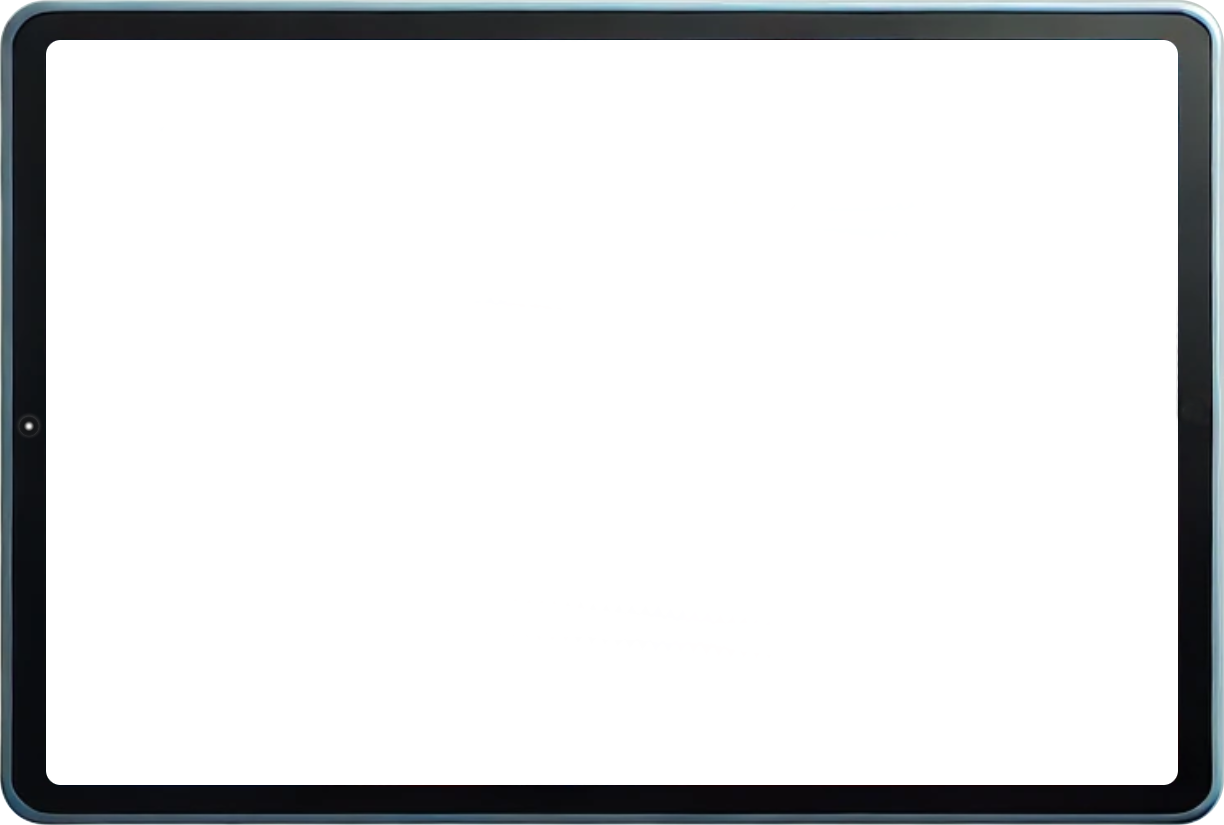
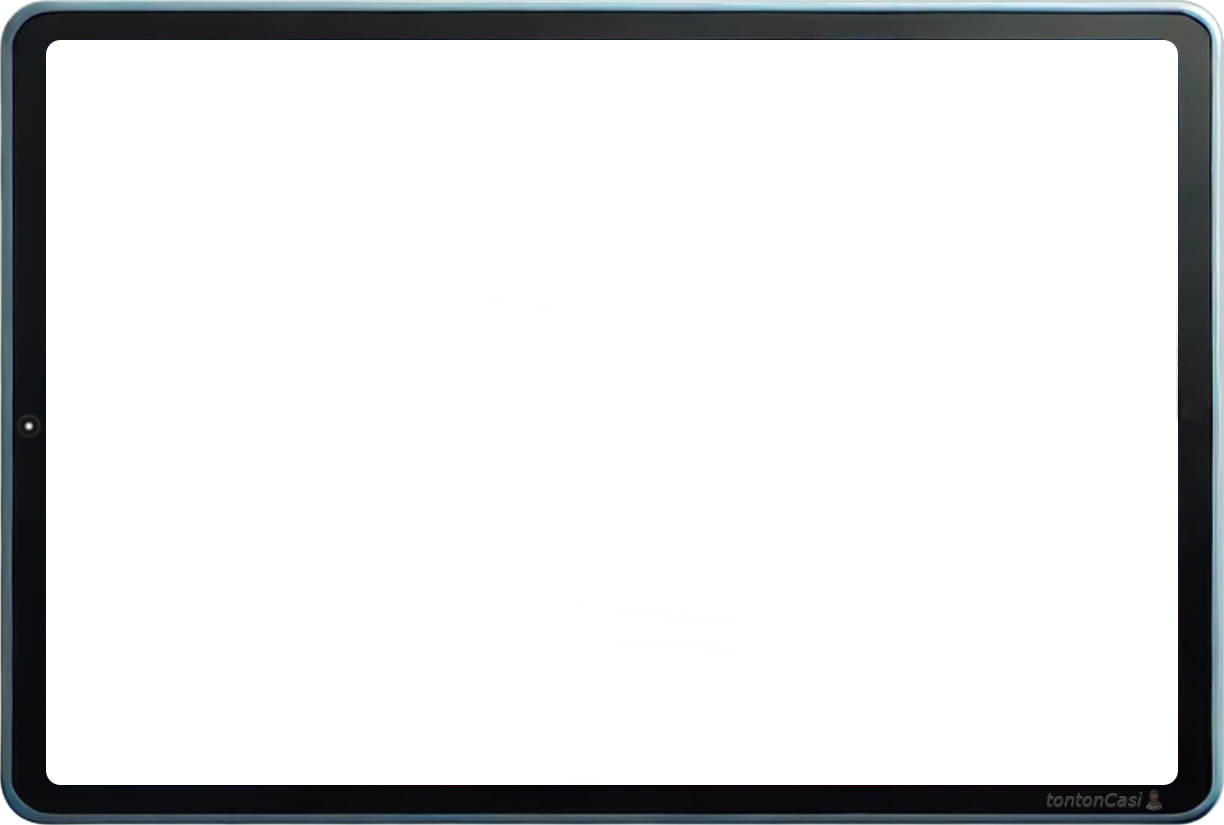
Two versions of the same layered image (1224 × 825). Layer-by-layer changes:
added layer "tontonCasi" above "tontonCasi #1" over (1047, 792, 1143, 808)
added layer "tontonCasi #1" above "fond" over (1047, 792, 1142, 806)
added layer "fond" (38%) above "Arrière-plan" over (1146, 789, 1163, 811)
